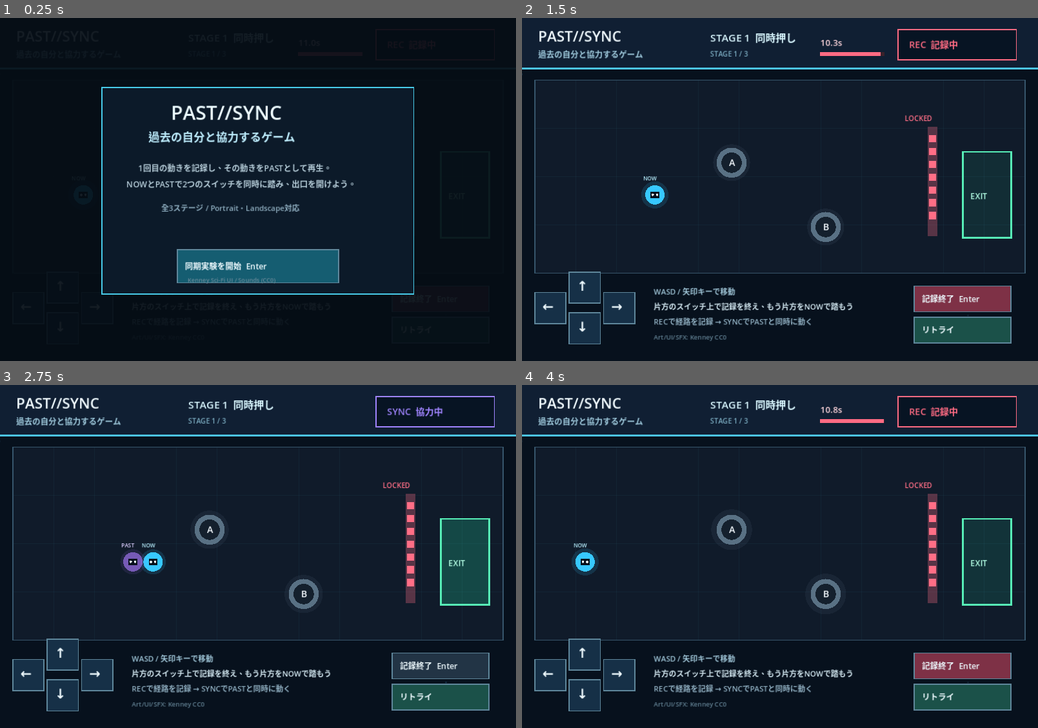
Above: before the commit, frames 1-4 (two rows, left to right).
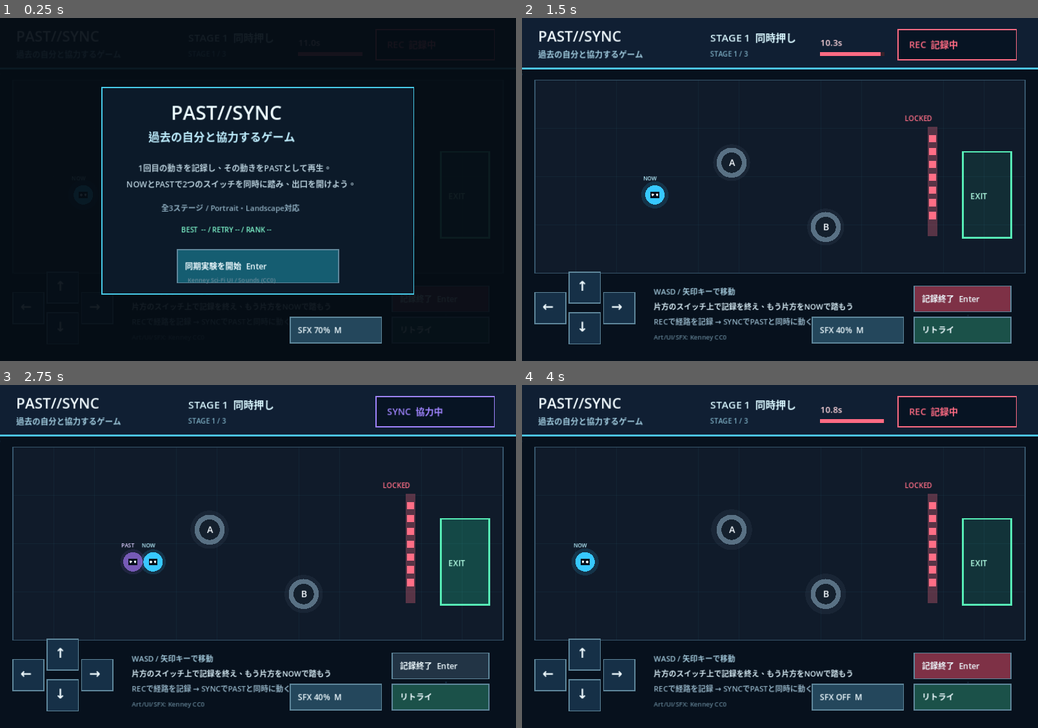
Above: after the commit, the same moments.

Repository: kobitworks/autoai_poc
Game: Godot game, scene res://Main.tscn
Same seed, same stepped clock (60 frames per second), same inputs: the game is played once before the commit and once after it.
Inputs (mouse positions are in pixels of both pictures, inside the frame that each line leads up to):
- Up to frame 1 (0.25 s): no input
- Up to frame 2 (1.5 s): tap Enter at 0.5 s; move the mouse to (893, 172) at 0.52 s; hold Right 0.53-1.25 s; tap M at 0.6 s; click (893, 172) at 0.67 s; tap Space at 0.77, 1.07 s; tap R at 0.8 s; drag from (676, 206) to (754, 258) at 1.27 s
- Up to frame 3 (2.75 s): tap Space at 2, 2.3 s; move the mouse to (309, 481) at 2.02 s; hold Right from 2.03 s (still down); tap Enter at 2.1 s; click (309, 481) at 2.17 s
- Up to frame 4 (4 s): release Right at 2.75 s; drag from (754, 625) to (625, 505) at 2.77 s; move the mouse to (934, 607) at 3.52 s; hold Left from 3.53 s (still down); tap M at 3.6 s; click (934, 607) at 3.67 s; tap Space at 3.77 s; tap R at 3.8 s

The runs differ from the first frame. In frame 1, 1.6% of the frame differs, in the area x 35-74%, y 60-95%; in frame 2, 1.4%; in frame 3, 1.4%; in frame 4, 1.4%.

Commit message:
P021 GAME-026: add touch replay audio settings and records

Diff:
--- a/p021-game/sources/past-self-coop-godot/Main.gd
+++ b/p021-game/sources/past-self-coop-godot/Main.gd
@@ -29,6 +29,17 @@
 var show_intro := true
 var pulse := 0.0
 var unlocked_flash := 0.0
+var run_elapsed := 0.0
+var retry_count := 0
+var best_time := -1.0
+var best_retries := -1
+var best_rank := "--"
+var current_rank := "--"
+var sfx_volume_index := 1
+var qa_mode := false
+
+const SFX_DB := [0.0, -6.0, -14.0, -80.0]
+const SFX_LABELS := ["SFX 100%", "SFX 70%", "SFX 40%", "SFX OFF"]
 
 var switch_a := Vector2.ZERO
 var switch_b := Vector2.ZERO
@@ -53,6 +64,8 @@
 var pad_right := Rect2()
 var finish_rect := Rect2()
 var retry_rect := Rect2()
+var audio_rect := Rect2()
+var restart_rect := Rect2()
 
 func _ready() -> void:
 	if ResourceLoader.exists("res://fonts/NotoSansJP.ttf"):
@@ -64,6 +77,9 @@
 	ui_icon = _load_texture("res://assets/kenney/ui_icon.png")
 	audio_player = AudioStreamPlayer.new()
 	add_child(audio_player)
+	_load_persistent_state()
+	_apply_audio_level()
+	qa_mode = _detect_qa_mode()
 	_apply_stage(0)
 	_refresh_layout()
 	set_process_input(true)
@@ -94,6 +110,8 @@
 		pad_right = Rect2(176, 766, 72, 72)
 		finish_rect = Rect2(350, 714, 252, 68)
 		retry_rect = Rect2(350, 806, 252, 68)
+		audio_rect = Rect2(350, 884, 252, 54)
+		restart_rect = Rect2(120, 650, 400, 72)
 	else:
 		start_rect = Rect2(330, 432, 300, 62)
 		next_rect = Rect2(330, 422, 300, 58)
@@ -103,6 +121,8 @@
 		pad_right = Rect2(152, 512, 58, 58)
 		finish_rect = Rect2(730, 500, 180, 48)
 		retry_rect = Rect2(730, 558, 180, 48)
+		audio_rect = Rect2(540, 558, 170, 48)
+		restart_rect = Rect2(330, 430, 300, 58)
 	queue_redraw()
 
 func _screen_to_layout(screen_pos: Vector2) -> Vector2:
@@ -125,6 +145,8 @@
 func _physics_process(delta: float) -> void:
 	pulse += delta
 	unlocked_flash = maxf(0.0, unlocked_flash - delta)
+	if not show_intro and phase != Phase.COMPLETE:
+		run_elapsed += delta
 	if show_intro or phase == Phase.CLEAR or phase == Phase.COMPLETE:
 		queue_redraw()
 		return
@@ -193,8 +215,104 @@
 	_play_sfx(1)
 
 func _retry() -> void:
+	retry_count += 1
 	_reset_stage_state()
 	_play_sfx(0)
+
+func _restart_run() -> void:
+	run_elapsed = 0.0
+	retry_count = 0
+	current_rank = "--"
+	_apply_stage(0)
+	show_intro = true
+	_play_sfx(0)
+	queue_redraw()
+
+func _finish_run() -> void:
+	phase = Phase.COMPLETE
+	touch_dir = Vector2.ZERO
+	current_rank = _rank_for_run(run_elapsed, retry_count)
+	if best_time < 0.0 or run_elapsed < best_time:
+		best_time = run_elapsed
+	if best_retries < 0 or retry_count < best_retries:
+		best_retries = retry_count
+	var order := {"--": 0, "C": 1, "B": 2, "A": 3, "S": 4}
+	if int(order.get(current_rank, 0)) > int(order.get(best_rank, 0)):
+		best_rank = current_rank
+	_save_persistent_state()
+	_play_sfx(3)
+	queue_redraw()
+
+func _rank_for_run(seconds: float, retries: int) -> String:
+	if seconds <= 55.0 and retries == 0:
+		return "S"
+	if seconds <= 80.0 and retries <= 2:
+		return "A"
+	if seconds <= 120.0 and retries <= 5:
+		return "B"
+	return "C"
+
+func _best_summary() -> String:
+	var time_text := "--"
+	if best_time >= 0.0:
+		time_text = "%.1fs" % best_time
+	var retry_text := "--" if best_retries < 0 else str(best_retries)
+	return "BEST  %s / RETRY %s / RANK %s" % [time_text, retry_text, best_rank]
+
+func _load_persistent_state() -> void:
+	var cfg := ConfigFile.new()
+	if cfg.load("user://past_sync.cfg") == OK:
+		sfx_volume_index = clampi(int(cfg.get_value("audio", "level", 1)), 0, SFX_DB.size() - 1)
+		best_time = float(cfg.get_value("records", "best_time", -1.0))
+		best_retries = int(cfg.get_value("records", "best_retries", -1))
+		best_rank = str(cfg.get_value("records", "best_rank", "--"))
+
+func _save_persistent_state() -> void:
+	var cfg := ConfigFile.new()
+	cfg.set_value("audio", "level", sfx_volume_index)
+	cfg.set_value("records", "best_time", best_time)
+	cfg.set_value("records", "best_retries", best_retries)
+	cfg.set_value("records", "best_rank", best_rank)
+	cfg.save("user://past_sync.cfg")
+
+func _apply_audio_level() -> void:
+	if audio_player != null:
+		audio_player.volume_db = float(SFX_DB[sfx_volume_index])
+
+func _cycle_audio() -> void:
+	sfx_volume_index = (sfx_volume_index + 1) % SFX_DB.size()
+	_apply_audio_level()
+	_save_persistent_state()
+	queue_redraw()
+
+func _detect_qa_mode() -> bool:
+	if OS.has_feature("web"):
+		return bool(JavaScriptBridge.eval("new URLSearchParams(window.location.search).get('qa') === '1'", true))
+	return false
+
+func _qa_advance() -> void:
+	if not qa_mode:
+		return
+	if show_intro:
+		show_intro = false
+		run_elapsed = 0.0
+		retry_count = 0
+		queue_redraw()
+		return
+	if phase == Phase.RECORDING or phase == Phase.REPLAYING:
+		phase = Phase.CLEAR
+		touch_dir = Vector2.ZERO
+		_play_sfx(3)
+		queue_redraw()
+		return
+	if phase == Phase.CLEAR:
+		if stage_index < STAGES.size() - 1:
+			_apply_stage(stage_index + 1)
+		else:
+			_finish_run()
+		return
+	if phase == Phase.COMPLETE:
+		_restart_run()
 
 func _update_switches_and_goal() -> void:
 	var a_on: bool = _is_on_switch(current_pos, switch_a) or (phase != Phase.RECORDING and _is_on_switch(ghost_pos, switch_a))
@@ -221,6 +339,41 @@
 			return
 
 func _input(event: InputEvent) -> void:
+	var pointer_pressed := false
+	var pointer_pos := Vector2(-9999, -9999)
+	if event is InputEventMouseButton:
+		var top_mouse: InputEventMouseButton = event as InputEventMouseButton
+		if top_mouse.pressed and top_mouse.button_index == MOUSE_BUTTON_LEFT:
+			pointer_pressed = true
+			pointer_pos = _screen_to_layout(top_mouse.position)
+	elif event is InputEventScreenTouch:
+		var top_touch: InputEventScreenTouch = event as InputEventScreenTouch
+		if top_touch.pressed:
+			pointer_pressed = true
+			pointer_pos = _screen_to_layout(top_touch.position)
+
+	if event is InputEventKey:
+		var global_key: InputEventKey = event as InputEventKey
+		if global_key.pressed and global_key.keycode == KEY_M:
+			_cycle_audio()
+			return
+		if qa_mode and global_key.pressed and global_key.keycode == KEY_F9:
+			_qa_advance()
+			return
+
+	if pointer_pressed and audio_rect.has_point(pointer_pos):
+		_cycle_audio()
+		return
+
+	if phase == Phase.COMPLETE:
+		var restart_now := pointer_pressed and restart_rect.has_point(pointer_pos)
+		if event is InputEventKey:
+			var complete_key: InputEventKey = event as InputEventKey
+			restart_now = restart_now or (complete_key.pressed and complete_key.keycode in [KEY_R, KEY_ENTER, KEY_SPACE])
+		if restart_now:
+			_restart_run()
+		return
+
 	if show_intro:
 		var start_now := false
 		if event is InputEventKey:
@@ -234,6 +387,9 @@
 			start_now = touch_event.pressed and start_rect.has_point(_screen_to_layout(touch_event.position))
 		if start_now:
 			show_intro = false
+			run_elapsed = 0.0
+			retry_count = 0
+			current_rank = "--"
 			_play_sfx(0)
 			queue_redraw()
 		return
@@ -253,16 +409,8 @@
 			if stage_index < STAGES.size() - 1:
 				_apply_stage(stage_index + 1)
 			else:
-				phase = Phase.COMPLETE
+				_finish_run()
 			return
-
-	if phase == Phase.COMPLETE:
-		if event is InputEventKey:
-			var final_key: InputEventKey = event as InputEventKey
-			if final_key.pressed and final_key.keycode == KEY_R:
-				_apply_stage(0)
-				show_intro = true
-		return
 
 	if event is InputEventKey:
 		var key_event: InputEventKey = event as InputEventKey
@@ -322,6 +470,7 @@
 		_draw_clear()
 	elif phase == Phase.COMPLETE:
 		_draw_complete()
+	_draw_button(audio_rect, "%s  M" % SFX_LABELS[sfx_volume_index], Color("#24475c"))
 	draw_set_transform(Vector2.ZERO, 0.0, Vector2.ONE)
 
 func _draw_background() -> void:
@@ -472,6 +621,7 @@
 		draw_string(font, Vector2(70, 344), "NOWとPASTで2つのスイッチを同時に踏もう。", HORIZONTAL_ALIGNMENT_LEFT, -1, 15, Color("#b4cbd7"))
 		draw_string(font, Vector2(104, 410), "全3ステージ / 縦横画面に自動対応", HORIZONTAL_ALIGNMENT_LEFT, -1, 15, Color("#8faec0"))
 		draw_string(font, Vector2(80, 466), "スマホ・タブレットは画面下の操作パッドだけで遊べます。", HORIZONTAL_ALIGNMENT_LEFT, 480, 14, Color("#9fc5d7"))
+		draw_string(font, Vector2(116, 590), _best_summary(), HORIZONTAL_ALIGNMENT_LEFT, -1, 14, Color("#7cf4ca"))
 		_draw_button(start_rect, "同期実験を開始", Color("#155d71"))
 		draw_string(font, Vector2(172, 838), "Kenney Sci-Fi UI / Sounds (CC0)", HORIZONTAL_ALIGNMENT_LEFT, -1, 11, Color("#668898"))
 	else:
@@ -483,6 +633,7 @@
 		draw_string(font, Vector2(257, 286), "1回目の動きを記録し、その動きをPASTとして再生。", HORIZONTAL_ALIGNMENT_LEFT, -1, 15, Color("#b4cbd7"))
 		draw_string(font, Vector2(235, 316), "NOWとPASTで2つのスイッチを同時に踏み、出口を開けよう。", HORIZONTAL_ALIGNMENT_LEFT, -1, 15, Color("#b4cbd7"))
 		draw_string(font, Vector2(300, 360), "全3ステージ / Portrait・Landscape対応", HORIZONTAL_ALIGNMENT_LEFT, -1, 14, Color("#8faec0"))
+		draw_string(font, Vector2(337, 400), _best_summary(), HORIZONTAL_ALIGNMENT_LEFT, -1, 13, Color("#7cf4ca"))
 		_draw_button(start_rect, "同期実験を開始  Enter", Color("#155d71"))
 		draw_string(font, Vector2(349, 493), "Kenney Sci-Fi UI / Sounds (CC0)", HORIZONTAL_ALIGNMENT_LEFT, -1, 11, Color("#668898"))
 
@@ -503,18 +654,22 @@
 
 func _draw_complete() -> void:
 	draw_rect(Rect2(Vector2.ZERO, logical_size), Color(0.01,0.05,0.07,0.94), true)
-	var box := Rect2(40, 160, 560, 620) if portrait else Rect2(185,140,590,365)
+	var box := Rect2(40, 140, 560, 660) if portrait else Rect2(185,105,590,430)
 	draw_rect(box, Color("#081b29"), true)
 	draw_rect(box, Color("#61eec2"), false, 3.0)
 	if portrait:
-		draw_string(font, Vector2(92, 258), "EXPERIMENT COMPLETE", HORIZONTAL_ALIGNMENT_LEFT, -1, 26, Color("#7cf4ca"))
-		draw_string(font, Vector2(98, 320), "3つの時間同期パズルを突破！", HORIZONTAL_ALIGNMENT_LEFT, -1, 20, Color("#e5fff7"))
-		draw_string(font, Vector2(78, 392), "過去の自分を「障害」ではなく「仲間」に変えることに成功しました。", HORIZONTAL_ALIGNMENT_LEFT, 480, 15, Color("#afccd6"))
-		draw_string(font, Vector2(196, 520), "R で最初からリプレイ", HORIZONTAL_ALIGNMENT_LEFT, -1, 15, Color("#9fc4d3"))
-		draw_string(font, Vector2(184, 585), "Art / UI / SFX: Kenney (CC0)", HORIZONTAL_ALIGNMENT_LEFT, -1, 11, Color("#668898"))
-	else:
-		draw_string(font, Vector2(308,215), "EXPERIMENT COMPLETE", HORIZONTAL_ALIGNMENT_LEFT, -1, 28, Color("#7cf4ca"))
-		draw_string(font, Vector2(300,265), "3つの時間同期パズルを突破！", HORIZONTAL_ALIGNMENT_LEFT, -1, 21, Color("#e5fff7"))
-		draw_string(font, Vector2(245,320), "過去の自分を「障害」ではなく「仲間」に変えることに成功しました。", HORIZONTAL_ALIGNMENT_LEFT, -1, 15, Color("#afccd6"))
-		draw_string(font, Vector2(343,380), "R で最初からリプレイ", HORIZONTAL_ALIGNMENT_LEFT, -1, 16, Color("#9fc4d3"))
-		draw_string(font, Vector2(347,430), "Art / UI / SFX: Kenney (CC0)", HORIZONTAL_ALIGNMENT_LEFT, -1, 12, Color("#668898"))
+		draw_string(font, Vector2(92, 230), "EXPERIMENT COMPLETE", HORIZONTAL_ALIGNMENT_LEFT, -1, 26, Color("#7cf4ca"))
+		draw_string(font, Vector2(98, 286), "3つの時間同期パズルを突破！", HORIZONTAL_ALIGNMENT_LEFT, -1, 20, Color("#e5fff7"))
+		draw_string(font, Vector2(78, 350), "過去の自分を「障害」ではなく「仲間」に変えることに成功しました。", HORIZONTAL_ALIGNMENT_LEFT, 480, 15, Color("#afccd6"))
+		draw_string(font, Vector2(105, 475), "今回  %.1fs / RETRY %d / RANK %s" % [run_elapsed, retry_count, current_rank], HORIZONTAL_ALIGNMENT_LEFT, -1, 15, Color("#d8f7ff"))
+		draw_string(font, Vector2(105, 515), _best_summary(), HORIZONTAL_ALIGNMENT_LEFT, -1, 14, Color("#7cf4ca"))
+		_draw_button(restart_rect, "最初からもう一度", Color("#176759"))
+		draw_string(font, Vector2(184, 755), "Art / UI / SFX: Kenney (CC0)", HORIZONTAL_ALIGNMENT_LEFT, -1, 11, Color("#668898"))
+	else:
+		draw_string(font, Vector2(308,180), "EXPERIMENT COMPLETE", HORIZONTAL_ALIGNMENT_LEFT, -1, 28, Color("#7cf4ca"))
+		draw_string(font, Vector2(300,230), "3つの時間同期パズルを突破！", HORIZONTAL_ALIGNMENT_LEFT, -1, 21, Color("#e5fff7"))
+		draw_string(font, Vector2(245,280), "過去の自分を「障害」ではなく「仲間」に変えることに成功しました。", HORIZONTAL_ALIGNMENT_LEFT, -1, 15, Color("#afccd6"))
+		draw_string(font, Vector2(300,335), "今回 %.1fs / RETRY %d / RANK %s" % [run_elapsed, retry_count, current_rank], HORIZONTAL_ALIGNMENT_LEFT, -1, 15, Color("#d8f7ff"))
+		draw_string(font, Vector2(320,370), _best_summary(), HORIZONTAL_ALIGNMENT_LEFT, -1, 13, Color("#7cf4ca"))
+		_draw_button(restart_rect, "最初からもう一度  R", Color("#176759"))
+		draw_string(font, Vector2(347,515), "Art / UI / SFX: Kenney (CC0)", HORIZONTAL_ALIGNMENT_LEFT, -1, 12, Color("#668898"))
